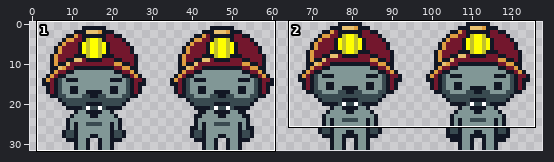
Two versions of one sprite sheet, bin/juego/Sprites/character/idle-front.png. Above: a wide view before the commit, with the close-up outlined.
Close-up. Before the commit:
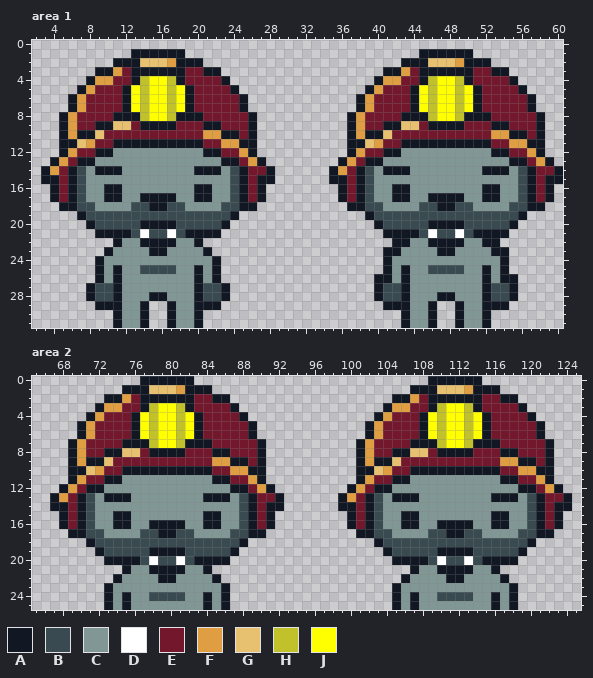
The file is 128x32 pixels. Shown: area 1: x 2..60, y 0..31; area 2: x 65..125, y 0..25.
Palette (. is transparent): A #121724  B #394a50  C #819796  D #ffffff  E #73172d  F #de9e41  G #e8c170  H #c1c12b  J #ffff00
After the commit:
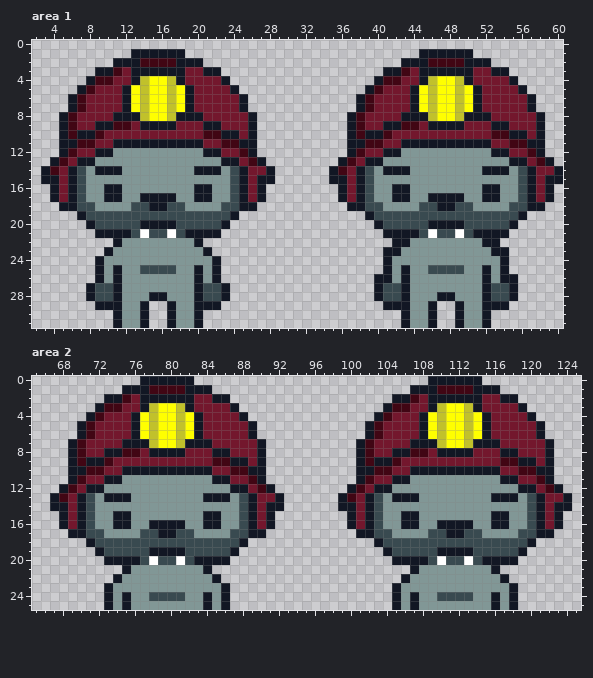
Difference:
@@ palette @@
-F #de9e41
+F #410614
--- area 1
@@ x 12..50 @@
  1 .AAAAAA..........................AAAAAA
- 2 AAGGGFAAA......................AAAGGGFA
+ 2 AAFFFFAAA......................AAAFFFFA
  3 EAAAAAAEEAA..................AAFEAAAAAA
@@ x 2..60 @@
  8 ...AFEEEEAAAHJJHAAAEEEEEA..........AFEEEEAAAHJJHAAAEEEEEA..
- 9 ...AFEEAAGGEAAAAEEEAAEEEA..........AFEEAAGGEAAAAEEEAAEEEA..
-10 ...AFAAGEEEEEEEEEEEFFAAEA..........AFAAGEEEEEEEEEEEFFAAEA..
-11 ...AAGFEEAAAAAAAAAAEEFFAA..........AAGFEEAAAAAAAAAAEEFFAA..
+ 9 ...AFEEAAFFEAAAAEEEAAEEEA..........AFEEAAFFEAAAAEEEAAEEEA..
+10 ...AFAAFEEEEEEEEEEEFFAAEA..........AFAAFEEEEEEEEEEEFFAAEA..
+11 ...AAFFEEAAAAAAAAAAEEFFAA..........AAFFEEAAAAAAAAAAEEFFAA..
 12 ...AFEEAACCCCCCCCCCAAEEFA..........AFEEAACCCCCCCCCCAAEEFA..
@@ x 12..51 @@
 21 ABDBBDBAAAA..................AAAABDBBDBA
-22 CCAAAACCA.....................AACCAAAACC
-23 CCCAACCCCA...................AACCCCAACCC
+22 CCCCCCCCA.....................AACCCCCCCC
+23 CCCCCCCCCA...................AACCCCCCCCC
 24 CCCCCCCCCCA..................ACCCCCCCCCC
--- area 2
@@ x 76..114 @@
  0 .AAAAAA..........................AAAAAA
- 1 AAGGGFAAA......................AAAGGGFA
+ 1 AAFFFFAAA......................AAAFFFFA
  2 EAAAAAAEEAA..................AAFEAAAAAA
@@ x 69..110 @@
  7 AFEEEEAAAHJJHAAAEEEEEA..........AFEEEEAAAH
- 8 AFEEAAGGEAAAAEEEAAEEEA..........AFEEAAGGEA
- 9 AFAAGEEEEEEEEEEEFFAAEA..........AFAAGEEEEE
-10 AAGFEEAAAAAAAAAAEEFFAA..........AAGFEEAAAA
+ 8 AFEEAAFFEAAAAEEEAAEEEA..........AFEEAAFFEA
+ 9 AFAAFEEEEEEEEEEEFFAAEA..........AFAAFEEEEE
+10 AAFFEEAAAAAAAAAAEEFFAA..........AAFFEEAAAA
 11 AFEEAACCCCCCCCCCAAEEFA..........AFEEAACCCC
@@ x 76..115 @@
 20 ABDBBDBAAAA..................AAAABDBBDBA
-21 CCAAAACCA......................ACCAAAACC
-22 CCCAACCCCA....................ACCCCAACCC
+21 CCCCCCCCA......................ACCCCCCCC
+22 CCCCCCCCCA....................ACCCCCCCCC
 23 CCCCCCCCCCA..................ACCCCCCCCCC
